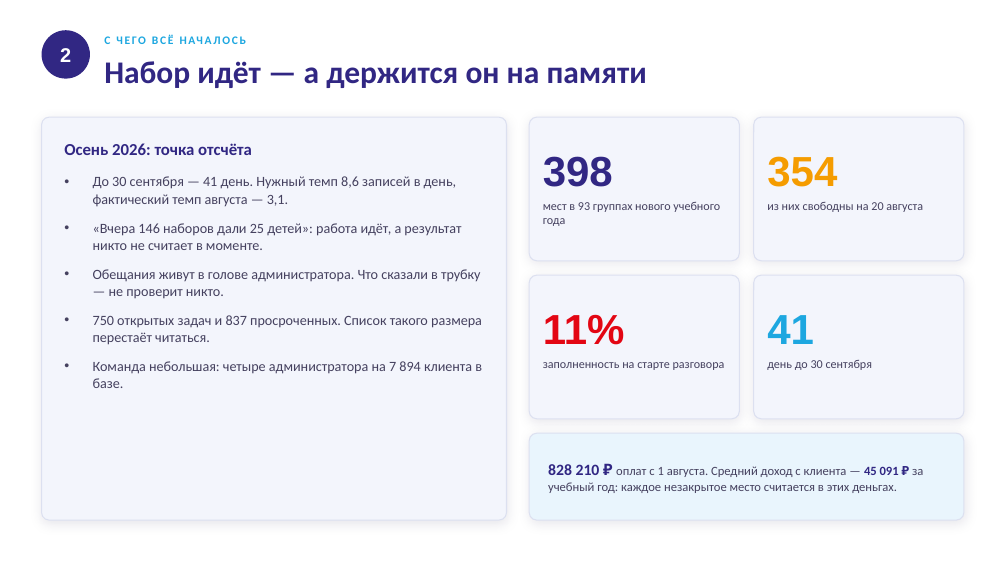
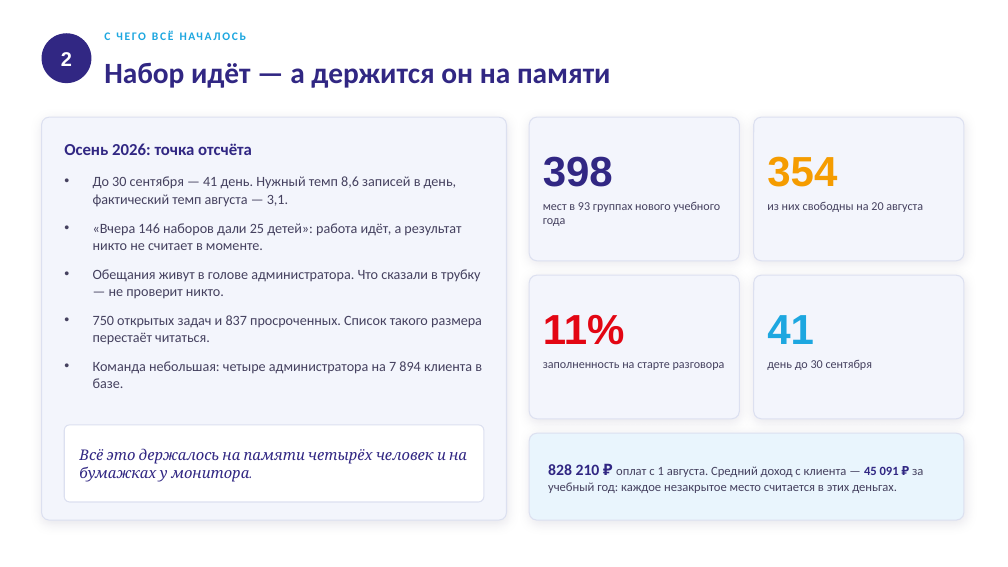
Before and after one commit to ivanashchenko/kidsup, a slide deck: slide 2 of app/static/slides_ai_kidsup.pptx. Drawn at 1008x567 pixels with LibreOffice and Linux fonts; fonts in the diff are those of the drawing. Boxes give left, top, right and bottom in pixels: in the first picture for what was removed or moved away, otherwise in the second. Text is boxed around its words. In the diff, an @@ line names an element or a change of style, - is before the commit and + after.

```diff
--- a/app/static/slides_ai_kidsup.pptx
+++ b/app/static/slides_ai_kidsup.pptx
@@ text "С ЧЕГО ВСЁ НАЧАЛОСЬ": place and size @@
-text "С ЧЕГО ВСЁ НАЧАЛОСЬ" at [104, 36, 110, 44]
+text "С ЧЕГО ВСЁ НАЧАЛОСЬ" at [104, 32, 110, 40]
@@ text "2": place and size @@
-text "2" at [60, 48, 71, 62]
+text "2" at [61, 52, 72, 66]
@@ ellipse: place and size @@
-ellipse at [42, 30, 90, 79]
+ellipse at [42, 33, 91, 83]
@@ text "Набор идёт — а держится ..." at [104, 63, 611, 88]: size 30 to 28 pt @@
@@ rounded rectangle added at [64, 425, 484, 502], fill #FFFFFF, outline #DCE0F0 1 pt @@
@@ text added at [79, 448, 467, 482], 14 pt, text #312783, italic @@
+Всё это держалось на памяти четырёх человек и на бумажках у монитора.
```
Also in this commit, not shown: 15 other slides changed, 2 other files.
